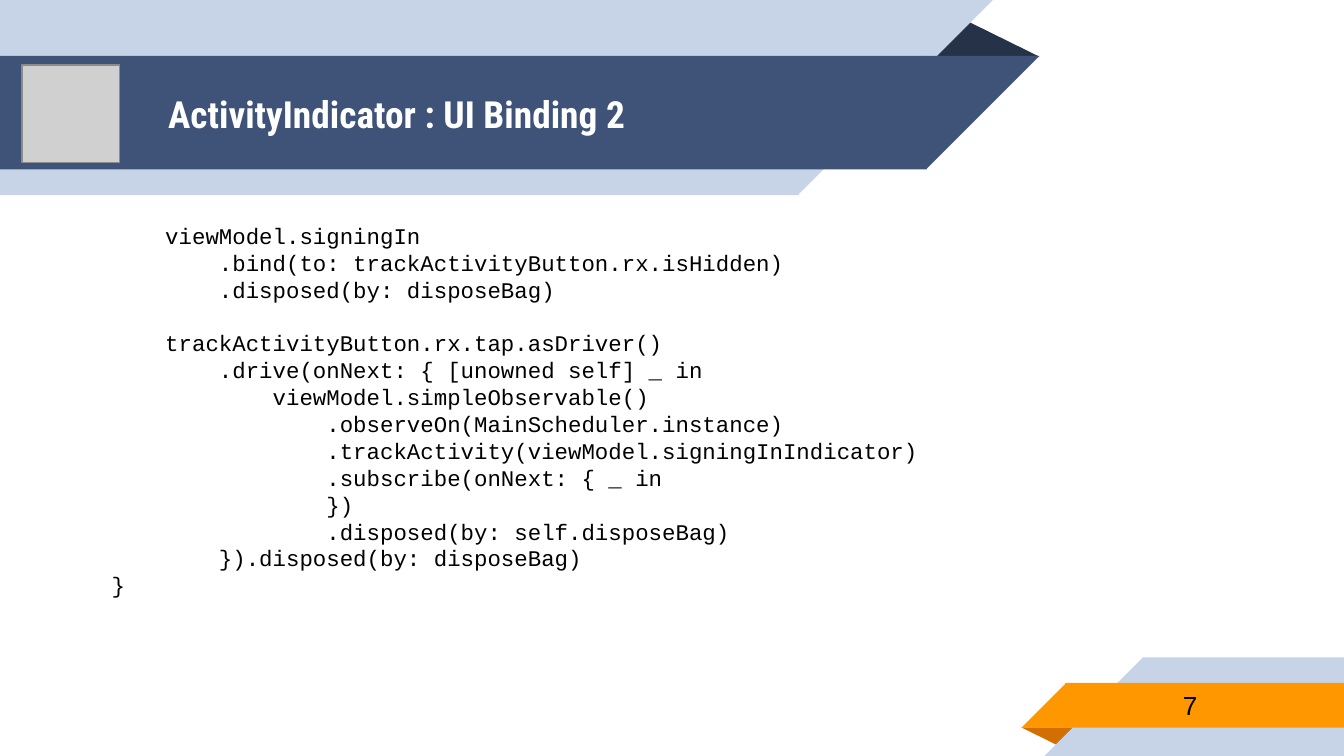
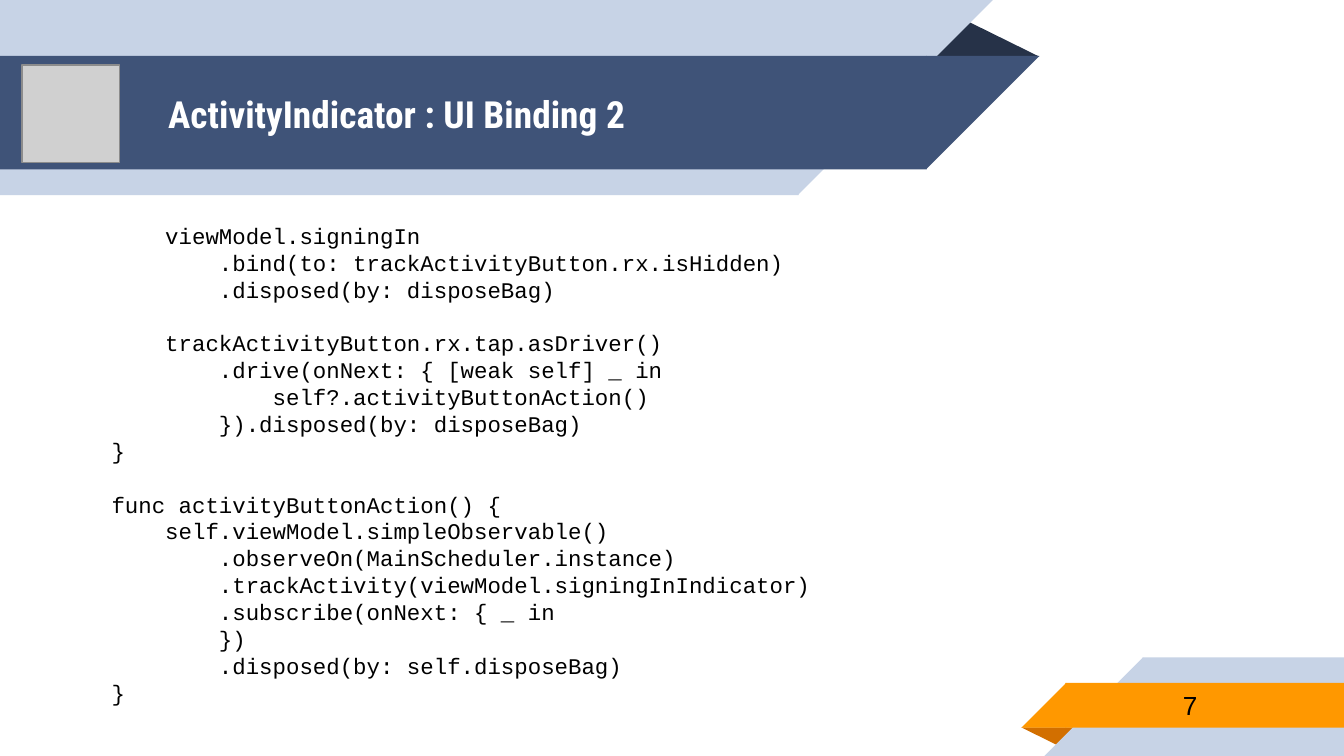
Before and after one commit to younghwankim/RxSwiftClass, a slide deck: slide 7 of AdvancedRxSwift/day3/AdvancedRxSwift3.pptx. Drawn at 1344x756 pixels with LibreOffice and Linux fonts; fonts in the diff are those of the drawing; grey boxes stand for pictures. Boxes give left, top, right and bottom in pixels: in the first picture for what was removed or moved away, otherwise in the second. Text is boxed around its words. In the diff, an @@ line names an element or a change of style, - is before the commit and + after.

```diff
--- a/AdvancedRxSwift/day3/AdvancedRxSwift3.pptx
+++ b/AdvancedRxSwift/day3/AdvancedRxSwift3.pptx
@@ text at bbox=[112, 362, 662, 544]: text changed @@
-.drive(onNext: { [unowned self] _ in
-viewModel.simpleObservable()
+.drive(onNext: { [weak self] _ in
+self?.activityButtonAction()
+}).disposed(by: disposeBag)
+}
+func activityButtonAction() {
+self.viewModel.simpleObservable()
@@ text at bbox=[219, 550, 582, 571]: paragraph removed @@
-}).disposed(by: disposeBag)
```
Also in this commit, not shown: 1 other slide changed, 1 other file.
